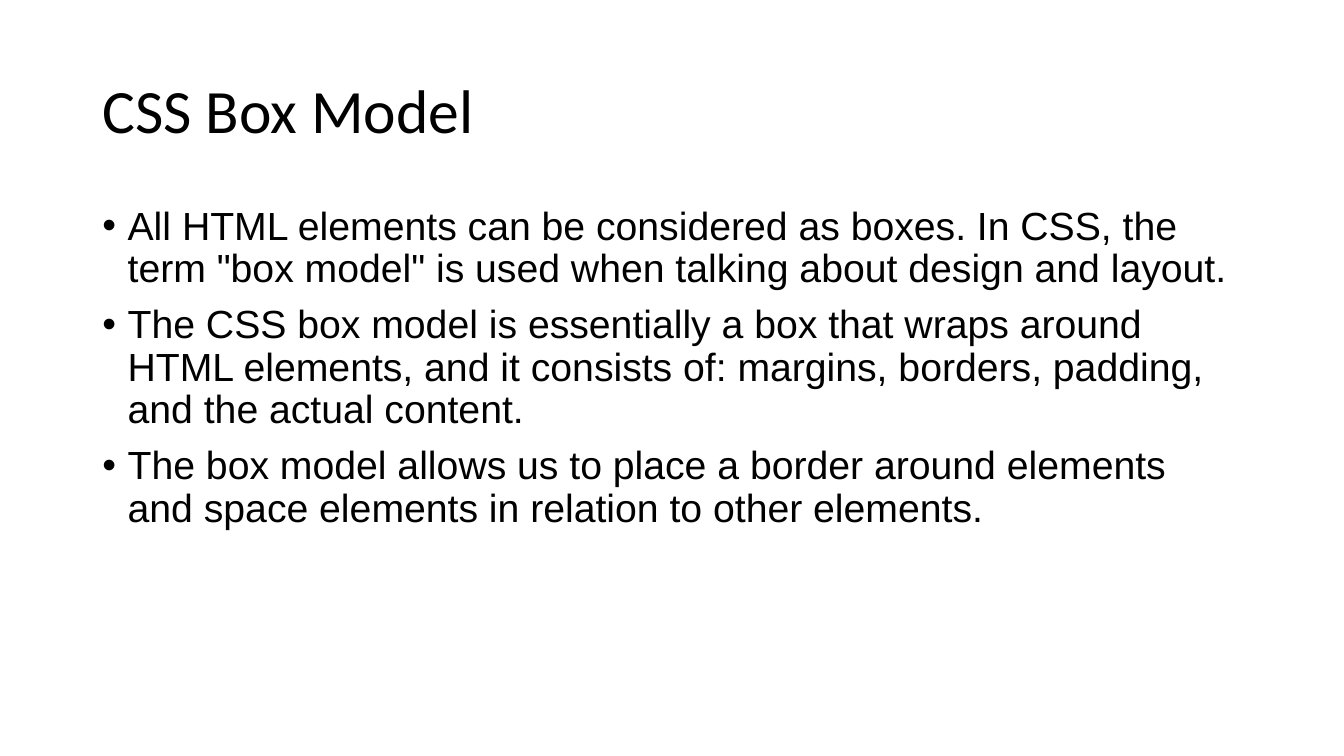
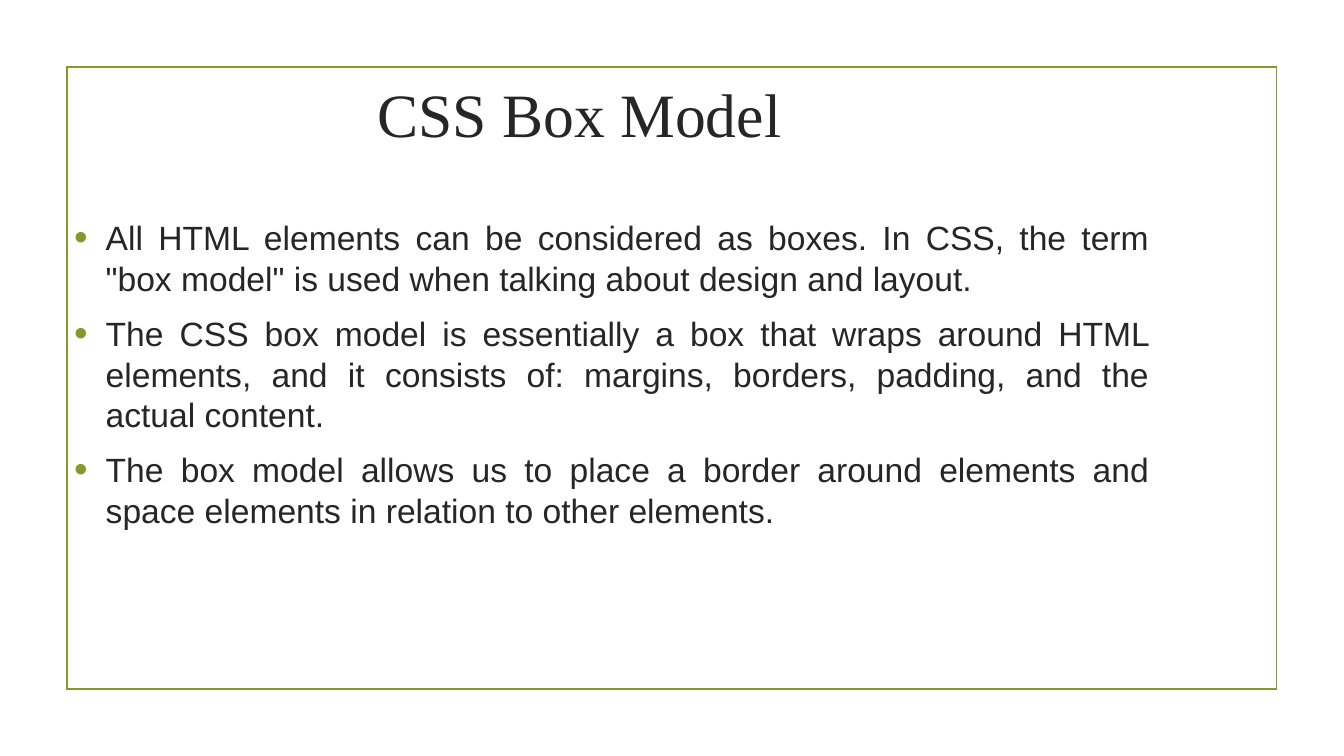
Before and after one commit to saikirandd/cssworkshop, a slide deck: slide 16 of Cascading Style Sheets- CSS.pptx (slide 17 before the commit). Drawn at 1344x756 pixels with LibreOffice and Linux fonts; fonts in the diff are those of the drawing; background and template pictures are left out. Boxes give left, top, right and bottom in pixels: in the first picture for what was removed or moved away, otherwise in the second. Text is boxed around its words. In the diff, an @@ line names an element or a change of style, - is before the commit and + after.

```diff
--- a/Cascading Style Sheets- CSS.pptx
+++ b/Cascading Style Sheets- CSS.pptx
@@ title "CSS Box Model": place and size @@
-title "CSS Box Model" at [102, 90, 473, 134]
+title "CSS Box Model" at [377, 94, 781, 138]
@@ title "CSS Box Model" at [377, 94, 781, 138]: font Calibri to Times New Roman, text colour #000000 to #262626; alignment left to centre; line spacing 0.9 to 1 @@
@@ rectangle added at [67, 68, 1276, 690], outline #83992A 1.25 pt @@
@@ text "All HTML elements can be ...": place and size @@
-text "All HTML elements can be ..." at [128, 211, 1226, 530]
+text "All HTML elements can be ..." at [106, 225, 1149, 530]
@@ text "All HTML elements can be ..." at [106, 225, 1149, 530]: size 28 to 24 pt, text colour #000000 to #262626; alignment left to justified; indent changed; line spacing 0.9 to 1 @@
```
Also in this commit, not shown: 20 other slides changed, 2 slides added.
